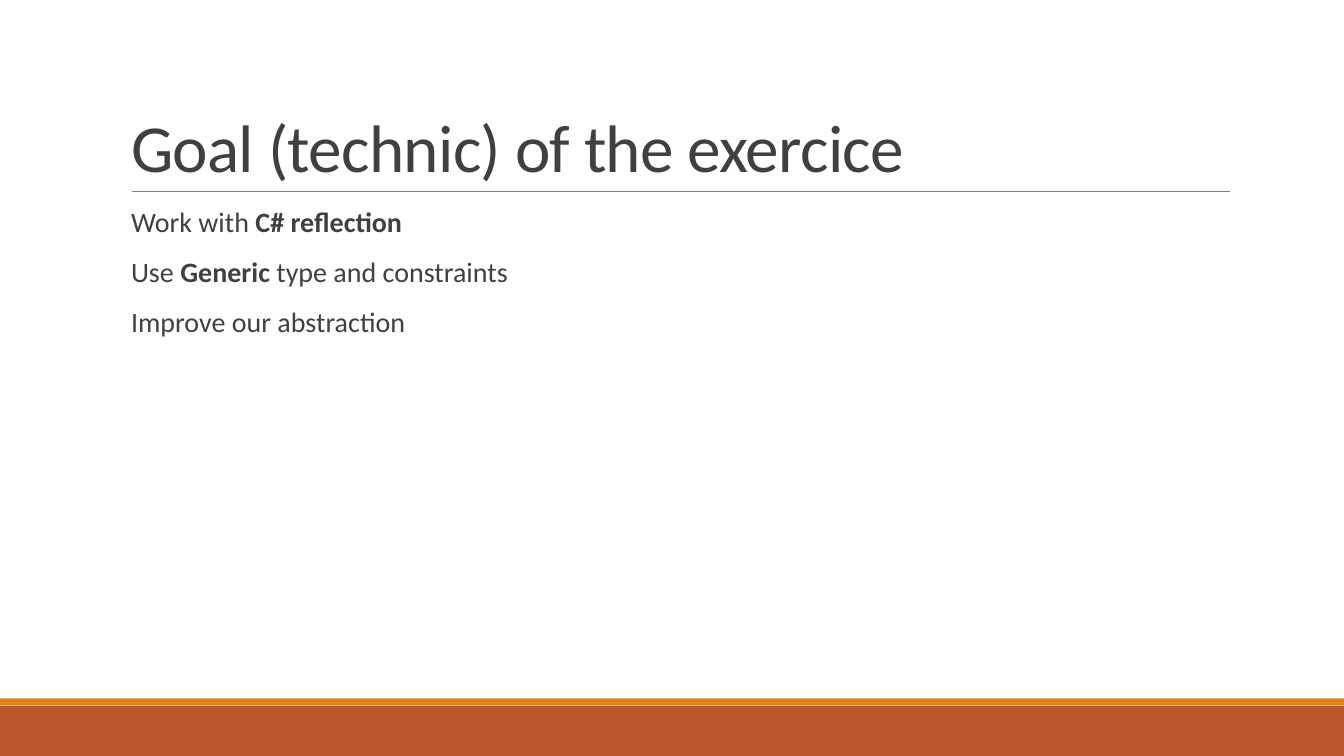
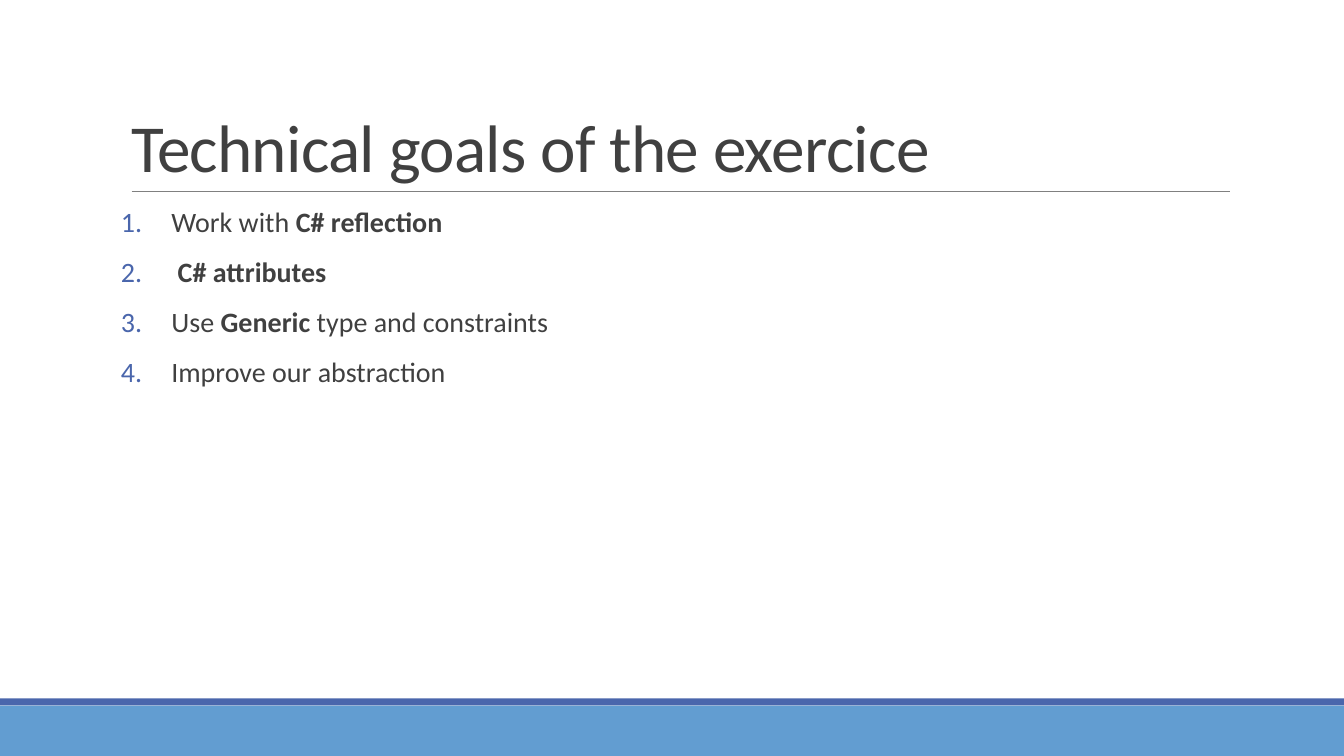
Before and after one commit to Sybaris-Classroom/Exercices, a slide deck: slide 2 of CommandLineParser/Exercice CommandLineParser.pptx. Drawn at 1344x756 pixels with LibreOffice and Linux fonts; fonts in the diff are those of the drawing. Boxes give left, top, right and bottom in pixels: in the first picture for what was removed or moved away, otherwise in the second. Text is boxed around its words. In the diff, an @@ line names an element or a change of style, - is before the commit and + after.

```diff
--- a/CommandLineParser/Exercice CommandLineParser.pptx
+++ b/CommandLineParser/Exercice CommandLineParser.pptx
@@ title at [131, 125, 929, 184]: text changed @@
-Goal (technic) of the exercice
+Technical goals of the exercice
@@ text at [171, 212, 548, 387]: bullet   to 1.; bullet colour #E48312 to #4A66AC @@
@@ text at [178, 262, 327, 282]: paragraph added @@
+2. C# attributes
@@ rectangle at [0, 706, 1344, 756]: fill #BD582C to #629DD1 @@
@@ rectangle at [0, 699, 1344, 706]: fill #E48312 to #4A66AC @@
```
Also in this commit, not shown: 4 other slides changed, 1 other file.
